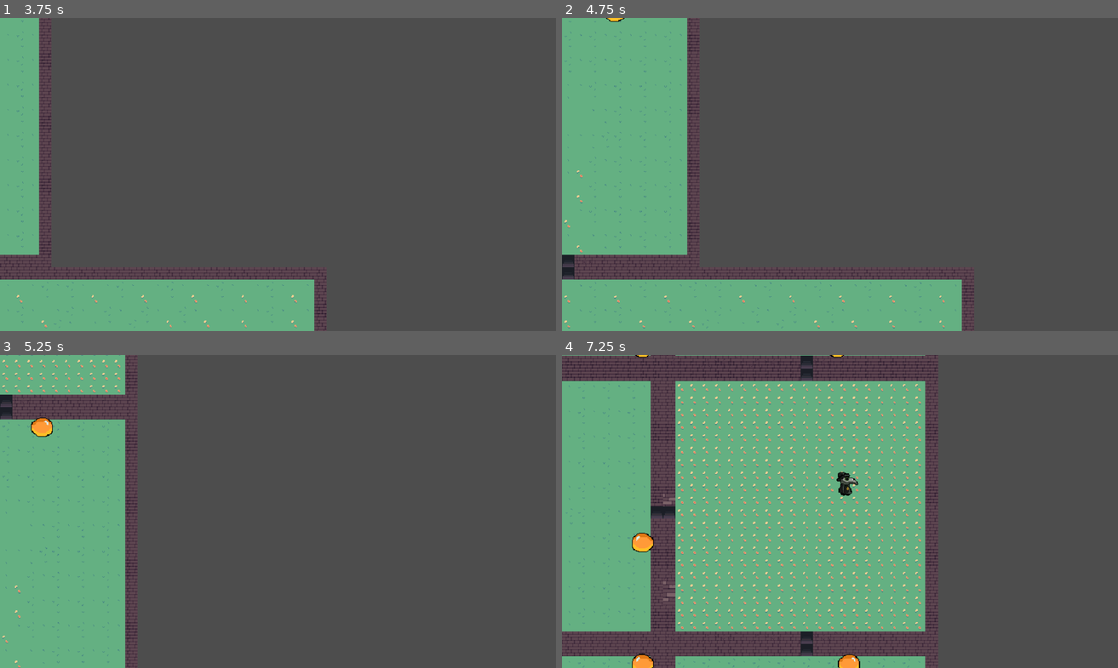
Above: before the commit, frames 1-4 (two rows, left to right).
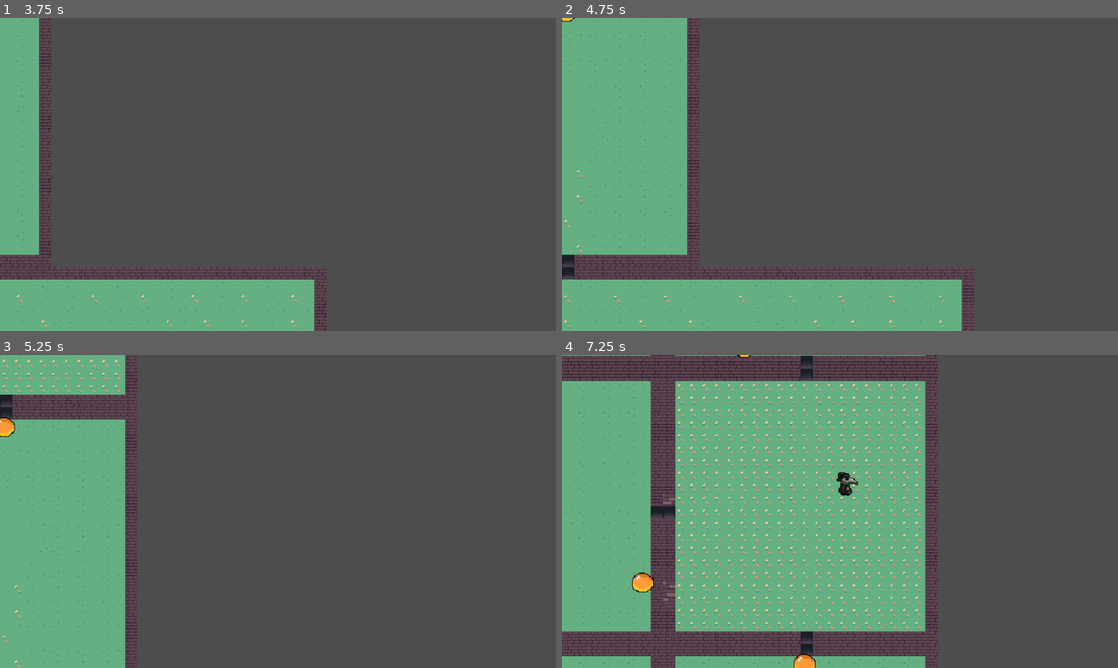
Above: after the commit, the same moments.

Repository: JohnHuber99/Black-Tower
Game: Godot game, scene res://Scenes/main.tscn
Two runs of this game, one before a commit and one after it. Both use one fixed random seed, a clock stepped at 60 frames per second and the inputs below.
Inputs (mouse positions are in pixels of both pictures, inside the frame that each line leads up to):
- Up to frame 1 (3.75 s): move the mouse to (400, 158) at 0.52 s; hold D (right) 0.53-1.28 s; hold Down (down_camera) 0.53-1.28 s; move the mouse to (166, 190) at 1.27 s; hold S (down) 1.28-2.03 s; tap Left (left_camera) at 1.35 s; move the mouse to (333, 105) at 2.02 s; hold D (right) 2.03-2.78 s; hold Right (right_camera) 2.03-2.78 s; move the mouse to (250, 237) at 2.77 s; hold W (up) 2.78-3.53 s; tap Mouse wheel down (scroll_down) at 2.85 s; move the mouse to (444, 221) at 3.52 s; hold A (left) from 3.53 s (still down); tap Mouse wheel up (scroll_up) at 3.6 s
- Up to frame 2 (4.75 s): keep holding A (left); move the mouse to (673, 127) at 4.27 s; tap E (spell) at 4.35 s
- Up to frame 3 (5.25 s): tap Enter at 5 s; move the mouse to (305, 511) at 5.02 s; release A (left) at 5.03 s; hold S (down) from 5.03 s (still down); hold Up (up_camera) from 5.03 s (still down)
- Up to frame 4 (7.25 s): move the mouse to (756, 433) at 5.77 s; release S (down) at 5.78 s; release Up (up_camera) at 5.78 s; hold D (right) 5.78-6.53 s; tap Down (down_camera) at 5.85 s; move the mouse to (962, 495) at 6.52 s; hold W (up) from 6.53 s (still down); hold Left (left_camera) from 6.53 s (still down)

Frame 1 is identical in both runs. In frame 2, less than 0.1% of the frame differs, in the area x 0-12%, y 0-2%; in frame 3, 0.4%; in frame 4, 0.9%, in the area x 12-54%, y 0-100%.

Commit message:
edited enemy movement

Diff:
--- a/Scripts/enemy.gd
+++ b/Scripts/enemy.gd
@@ -2,21 +2,38 @@
 
 @export var speed = 100
 @export var attack_proximity = 75
+@export var wait_time: float = 1.5  # Time (in seconds) to wait after collision
+var is_waiting: bool = false  # Flag to track if waiting
 
 @onready var sprite = $AnimatedSprite2D
 
 func _physics_process(delta: float) -> void:
-	var player = $"."
-	# This should be whatever the player instance is
-	if (get_node("../player") != null):
+	if is_waiting:
+		return  # Stop movement if in waiting state
+
+	var player = $"."  # Default to current node
+	if get_node_or_null("../player"):  # Check if player node exists
 		player = get_node("../player")
 
-	# Move in the direction of the player
-	var direction = Vector2(player.position.x-position.x, player.position.y-position.y)
-	if direction:
-		direction /= direction.length()
-		velocity = direction * speed
-	move_and_slide()
+	# Calculate direction towards the player
+	var direction = (player.position - position).normalized()
+
+	# Set motion vector
+	var motion = direction * speed * delta
+
+	# Move and detect collisions
+	var collision = move_and_collide(motion)
+
+	# Handle collision with the player
+	if collision:
+		var collider = collision.get_collider()
+		if collider == player:
+			handle_player_collision(player)
+
+func handle_player_collision(player):
+	is_waiting = true  # Stop movement
+	await get_tree().create_timer(wait_time).timeout  # Wait for the set time
+	is_waiting = false  # Resume movement
 
 func _process(delta):
 	var player = $"."
